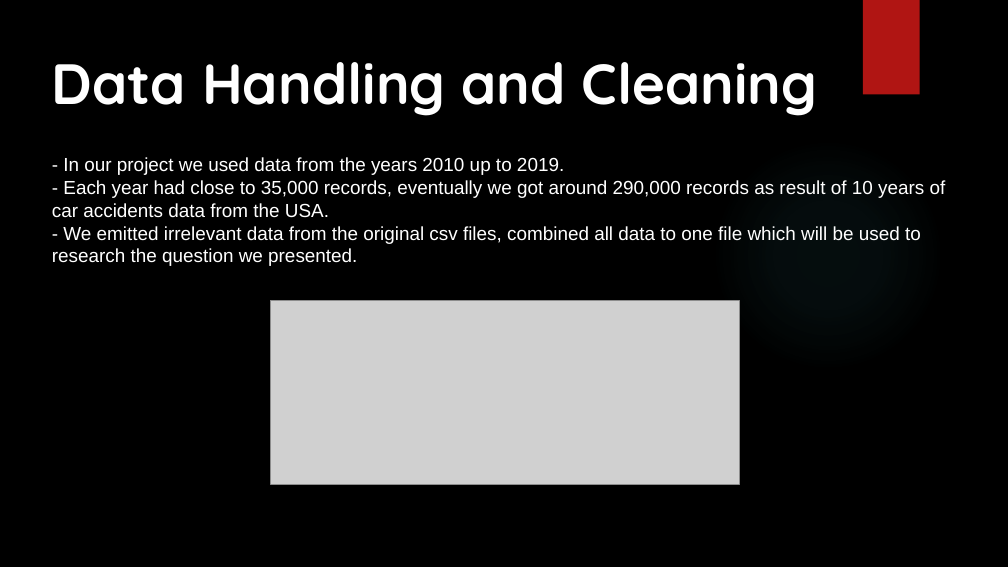
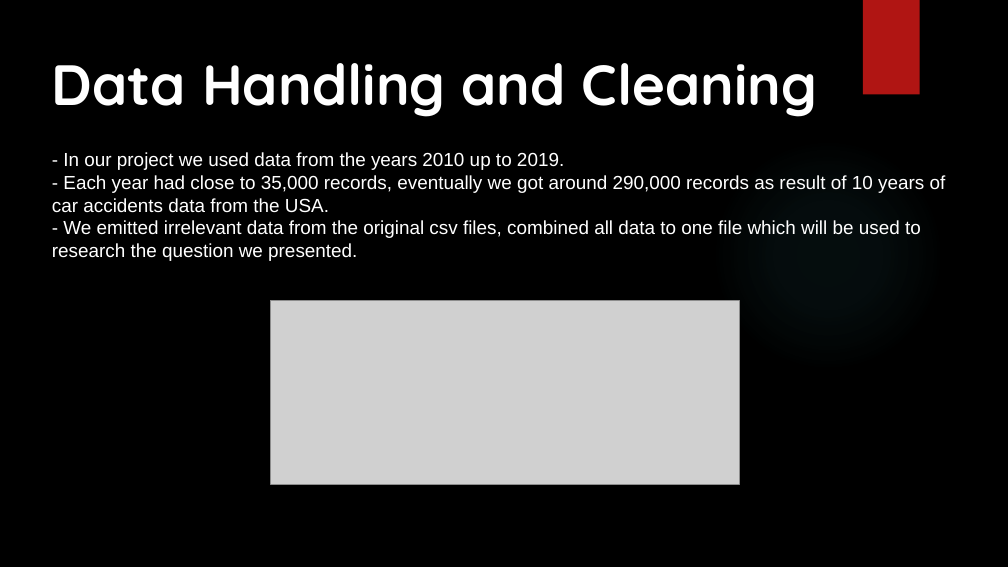
Before and after one commit to danprophet/dataScience, a slide deck: slide 4 of documents/Car Accidents Project.pptx. Drawn at 1008x567 pixels with LibreOffice and Linux fonts; fonts in the diff are those of the drawing; grey boxes stand for pictures; background and template pictures are left out. Boxes give left, top, right and bottom in pixels: in the first picture for what was removed or moved away, otherwise in the second. Text is boxed around its words. In the diff, an @@ line names an element or a change of style, - is before the commit and + after.

Commit message:
Update Presentation.

```diff
--- a/documents/Car Accidents Project.pptx
+++ b/documents/Car Accidents Project.pptx
@@ text "- In our project we ...": place and size @@
-text "- In our project we ..." at box(52, 157, 946, 266)
+text "- In our project we ..." at box(52, 152, 946, 261)
```
Also in this commit, not shown: 2 slides added, 2 slides removed.
